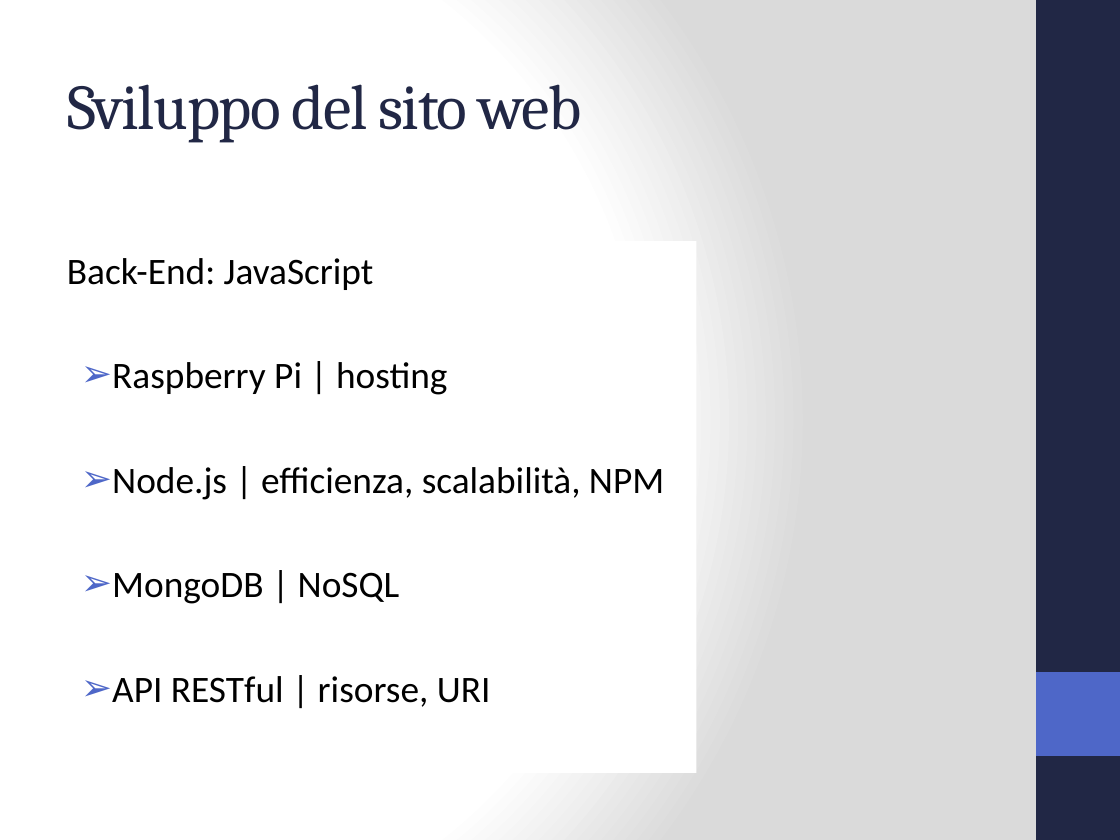
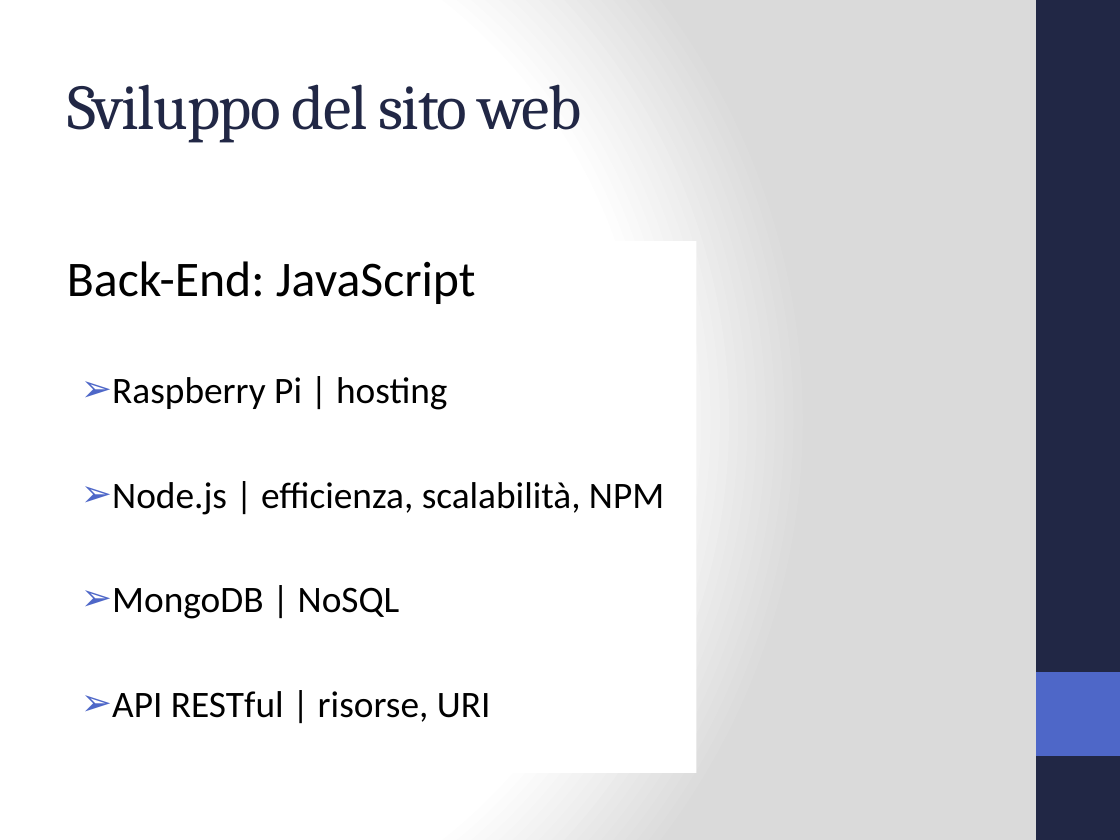
Before and after one commit to Jolsty/SimSim, a slide deck: slide 5 of Tesi_Sistema_Accessi_IoT_Andrei_Ciulpan_872394/presentazione/Sistema Accessi IoT.pptx. Drawn at 1120x840 pixels with LibreOffice and Linux fonts; fonts in the diff are those of the drawing. Boxes give left, top, right and bottom in pixels: in the first picture for what was removed or moved away, otherwise in the second. Text is boxed around its words. In the diff, an @@ line names an element or a change of style, - is before the commit and + after.

```diff
--- a/Tesi_Sistema_Accessi_IoT_Andrei_Ciulpan_872394/presentazione/Sistema Accessi IoT.pptx
+++ b/Tesi_Sistema_Accessi_IoT_Andrei_Ciulpan_872394/presentazione/Sistema Accessi IoT.pptx
@@ text at [67,261,476,304]: size 24 to 32 pt in "Back-End: JavaScript"; more space between paragraphs @@
```
Also in this commit, not shown: 7 other slides changed, 3 other files.
